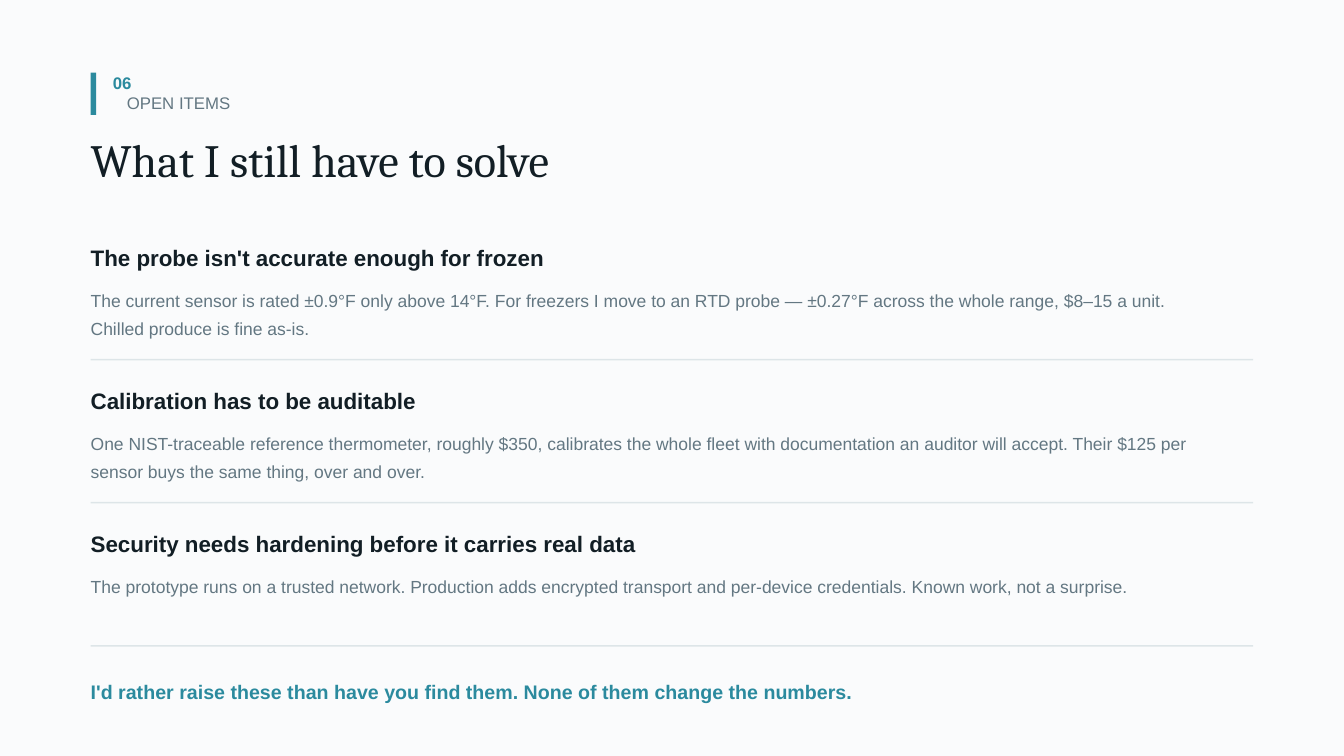
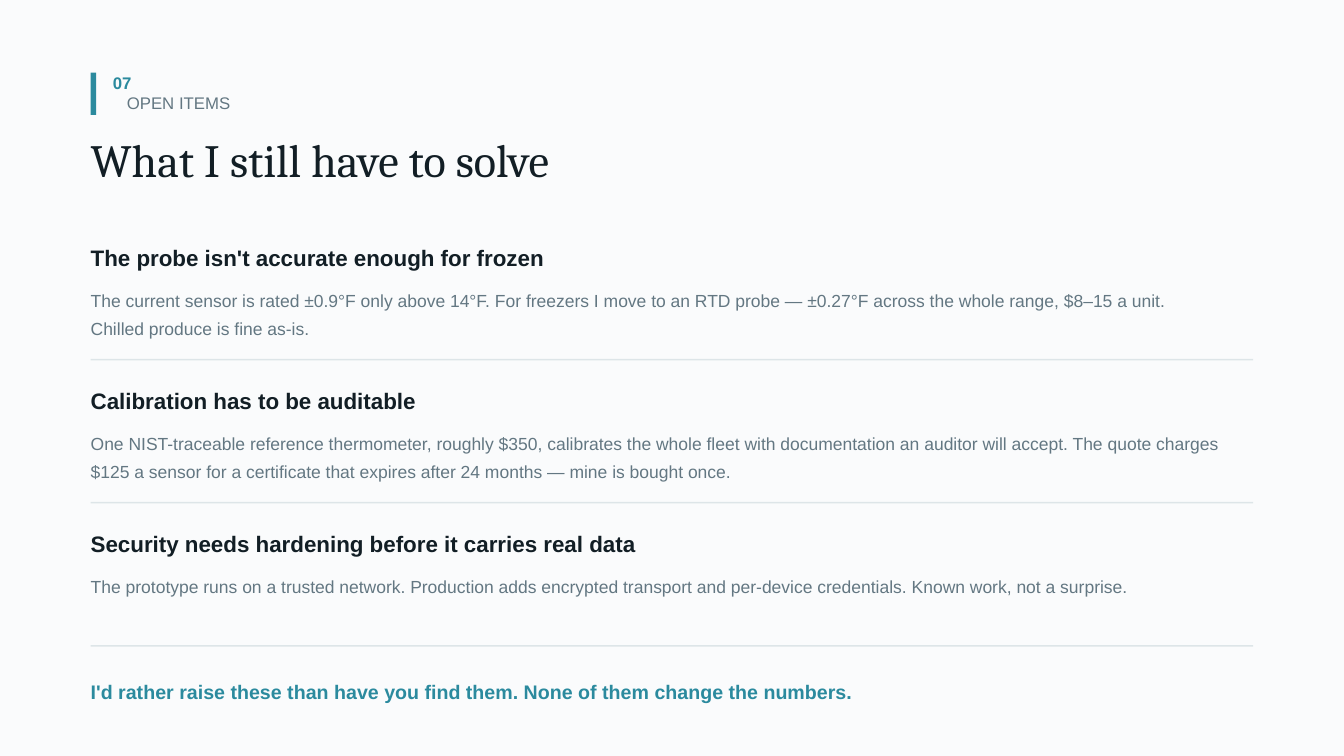
Before and after one commit to jjlavigne/lilygo_temp_sensor_backend, a slide deck: slide 8 of presentation/Fleet-Temperature-Monitoring.pptx (slide 7 before the commit). Drawn at 1344x756 pixels with LibreOffice and Linux fonts; fonts in the diff are those of the drawing. Boxes give left, top, right and bottom in pixels: in the first picture for what was removed or moved away, otherwise in the second. Text is boxed around its words. In the diff, an @@ line names an element or a change of style, - is before the commit and + after.

```diff
--- a/presentation/Fleet-Temperature-Monitoring.pptx
+++ b/presentation/Fleet-Temperature-Monitoring.pptx
@@ text at (113, 77, 132, 89): text changed @@
-06
+07
@@ text at (91, 437, 1218, 482): text changed @@
-One NIST-traceable reference thermometer, roughly $350, calibrates the whole fleet with documentation an auditor will accept. Their $125 per sensor buys the same thing, over and over.
+One NIST-traceable reference thermometer, roughly $350, calibrates the whole fleet with documentation an auditor will accept. The quote charges $125 a sensor for a certificate that expires after 24 months — mine is bought once.
```
Also in this commit, not shown: 5 other slides changed, 1 slide added, 1 other file.
